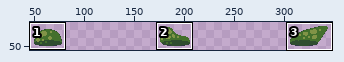
Two versions of one sprite sheet, Assets/Graphics/Characters/Slime Mid/Slime Middle Attack.png. Above, an overview of the earlier version with the close-up marked.
Close-up. Before:
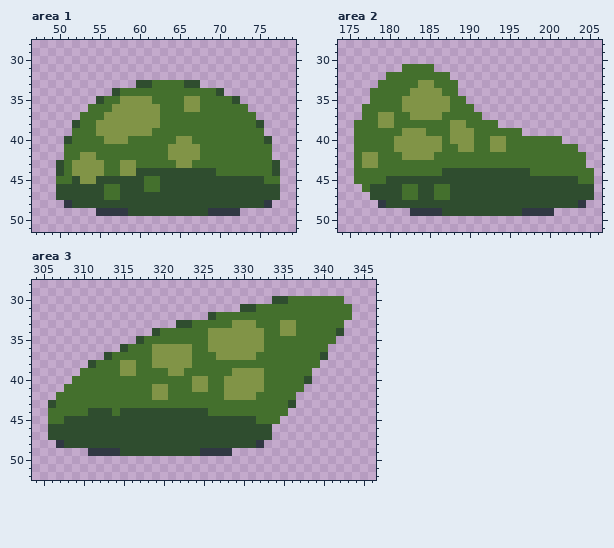
The file is 384x64 pixels. Shown: area 1: x 47..79, y 28..51; area 2: x 174..206, y 28..51; area 3: x 304..346, y 28..52. The wide view leaves out empty margins.
Once edited:
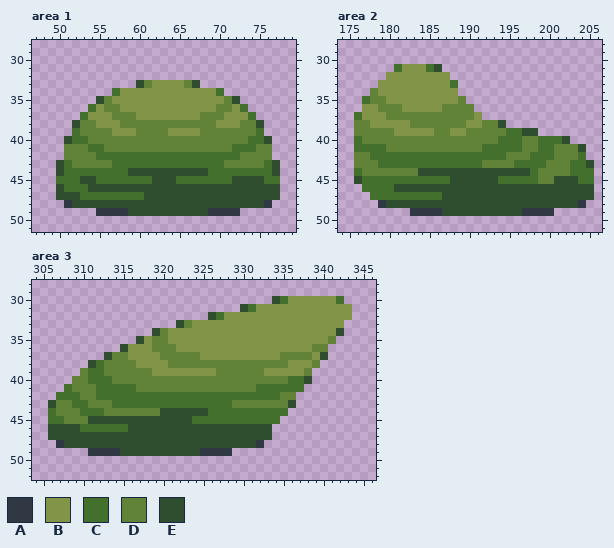
Palette (. is transparent): A #303843  B #819447  C #44702d  D #618338  E #2f4d2f
The commit says: slimes sprites and animations updated
Changes in this commit:
Area 1:
y 33: x 61..66 ECCCCE -> DBBBBD
y 34: x 57..70 ECCCCCCCCCCCCE -> CBBBBBBBBBBBBC
y 35: x 56..57 CC -> DB; x 62..65 CCCC -> BBBB; x 68..71 CCCC -> BBBD
y 36: x 55..57 CCB -> BDD; x 63..65 CCC -> BBB; x 68..72 CCCCC -> BBDDB
y 37: x 54..55 CC -> BB; x 57..59 BBB -> DDD; x 63..73 CCCCCCCCCCC -> BBBBBDDDBBB
y 38: x 53..54 CC -> DD; x 58..74 BBBBBCCCCCCCCCCCC -> DDDDDDDDDDDDBBBDD
y 39: x 53..56 CCBB -> DDDD; x 60..74 BBCCCCCCCCCCCCC -> DDDDBBBBDDDDDDD
y 40: x 54..73 CCBBBCCCCCCBBCCCCCCC -> DDDDDDDDDDDDDDDDDDDD
y 41: x 51..53 CCC -> DDD; x 56..71 CCCCCCCCBBBBCCCC -> DDDDDDDDDDDDDDDD; x 75..76 CC -> DD
y 42: x 51..54 CCBB -> DDDD; x 64..67 BBBB -> CCCC; x 73..76 CCCC -> DDDD
y 43: x 52..56 BBBBC -> DDDDD; x 58..59 BB -> CC; x 65..66 BB -> CC; x 71..75 CCCCC -> DDDDD
y 44: x 52..55 BBBB -> CCCC; x 58..59 BB -> CE; x 69 E -> C
y 45: x 52..60 EBBEEEEEE -> CEECCCCCC; x 62 C -> E; x 65..71 EEEEEEE -> CCCCCCC
y 46: x 51..53 EEE -> CCC; x 56..57 CC -> EE; x 61..62 CC -> EE
y 47: x 53..55 EEE -> CCC; x 58..60 EEE -> CCC
Area 2:
y 31: x 181..184 .CCC -> CBBB; x 186 . -> E
y 32: x 180..187 CCCCCCCC -> BBBBBBBB
y 33: x 179..183 CCCCC -> BBBBB; x 186..187 CC -> BB
y 34: x 178..182 CCCCC -> DBBBB; x 187..188 CC -> BB
y 35: x 177..181 .CCCC -> CDDBB; x 188..189 CC -> BD
y 36: x 177..181 CCCCC -> BBDDD; x 187..190 BCCC -> DDDD
y 37: x 176..178 .CC -> CBB; x 180..191 BCCBBBBCCCCC -> DDDDDDDDDDDB
y 38: x 176..178 CCC -> DDB; x 181..194 CCCCCCCBBCCCC. -> BBDDDDDDDBBDDE
y 39: x 176..181 CCCCCC -> DDDDDB; x 185..187 CCC -> BDD; x 190..194 BCCCC -> DDDDD; x 197..198 .. -> EE
y 40: x 177..194 CCCCBBBBBBCBBBCCBB -> DDDDDDDDDDDDDDDDDC; x 197..198 CC -> DD; x 202 . -> E
y 41: x 180..191 CBBBBBBCCBBC -> DDDDDDDDDDDD; x 193..194 BB -> CC; x 197..198 CC -> DD; x 201..204 CCC. -> DDDE
y 42: x 176..178 CBB -> DDC; x 182..185 BBBB -> CCCC; x 195..197 CCC -> DDD; x 201..203 CCC -> DDD
y 43: x 176..178 CBB -> DDD; x 192..195 CCCC -> DDDD; x 200..202 CCC -> DDD; x 205 . -> E
y 44: x 177..186 CCCCCCCCCC -> DDDDDDDEEE; x 199..202 CCCC -> DDDD
y 45: x 176 C -> E; x 180..187 EEEEEEEE -> CCCCCCCC; x 194..200 EEEEEEE -> CCCCCDD
y 46: x 178..180 EEE -> CCC; x 182..183 CC -> EE; x 186..187 CC -> EE
y 47: x 178..181 EEEE -> CCCC; x 184..185 EE -> CC; x 187 C -> E
Area 3:
y 30: x 335..341 ECCCCCC -> CBBBBBB
y 31: x 331..343 ECCCCCCCCCCCC -> CBBBBBBBBBBBB
y 32: x 328..343 CCCCCCCCCCCCCCCC -> BBBBBBBBBBBBBBBB
y 33: x 323..328 ECCCCC -> DBBBBB; x 332..334 CCC -> BBB; x 337..342 CCCCCC -> BBBBBB
y 34: x 320..325 CCCCCC -> DBBBBB; x 333..334 CC -> BB; x 337..341 CCCCC -> BBBBB
y 35: x 318..325 CCCCCCCC -> BDDBBBBB; x 333..341 CCCCCCCCC -> BBBBBBBBD
y 36: x 316..321 CCCBBB -> BBBDDD; x 324..325 CC -> BB; x 333..340 CCCCCCCC -> BBBBBBDD
y 37: x 314..318 CCCCC -> DDBBB; x 320..326 BBBBCCC -> DDDDDBB; x 332..339 CCCCCCCC -> BBBDDDDB
y 38: x 313..318 CCBBCC -> DDDDBB; x 321..339 BBBCCCCCCCCCCCCCCCC -> DDDDDDDDDDDDDDDBBBD
y 39: x 310 C -> D; x 313..320 CCBBCCCC -> DDDDDDBB; x 323..338 CCCCCCBBBBCCCCCC -> BBBBDDDDDDBBBBBD
y 40: x 309..310 CC -> DD; x 314..335 CCCCCCCCCCBBCCBBBBBCCC -> DDDDDDDDDDDDDDDDDDDDDD
y 41: x 309..311 CCC -> DDD; x 317..332 CCBBCCCBBCCBBBBB -> DDDDDDDDDDDDDDDC
y 42: x 310..311 CC -> DD; x 319..320 BB -> CC; x 328..331 BBBB -> CCCC; x 335..336 CC -> DD
y 43: x 307..308 CC -> DD; x 311..313 CCC -> DDD; x 329..335 CCCCCCC -> DDDDDDD
y 44: x 307..309 CCC -> DDD; x 311..319 EEECEEEEE -> CCDDDDDDD
y 45: x 308..310 EEE -> DDD; x 324..331 EEEEEEEE -> CCCCCCCC
y 46: x 310..315 EEEEEE -> CCCCCC
Where, in picture pixels (left, top, right, bottom), the same in both close-ups:
changed: (64, 80, 272, 200)
changed: (354, 64, 594, 200)
changed: (56, 296, 352, 432)
